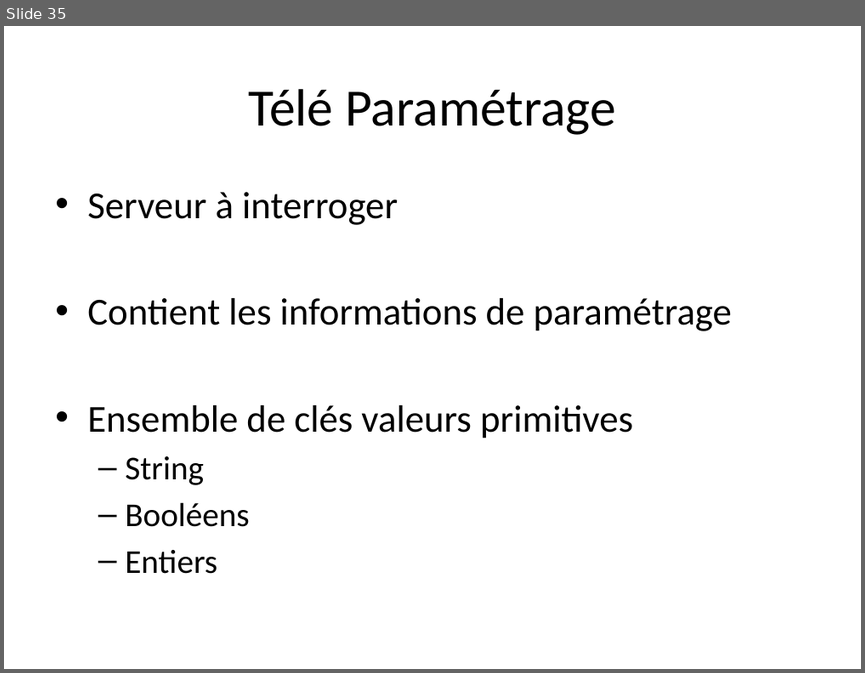
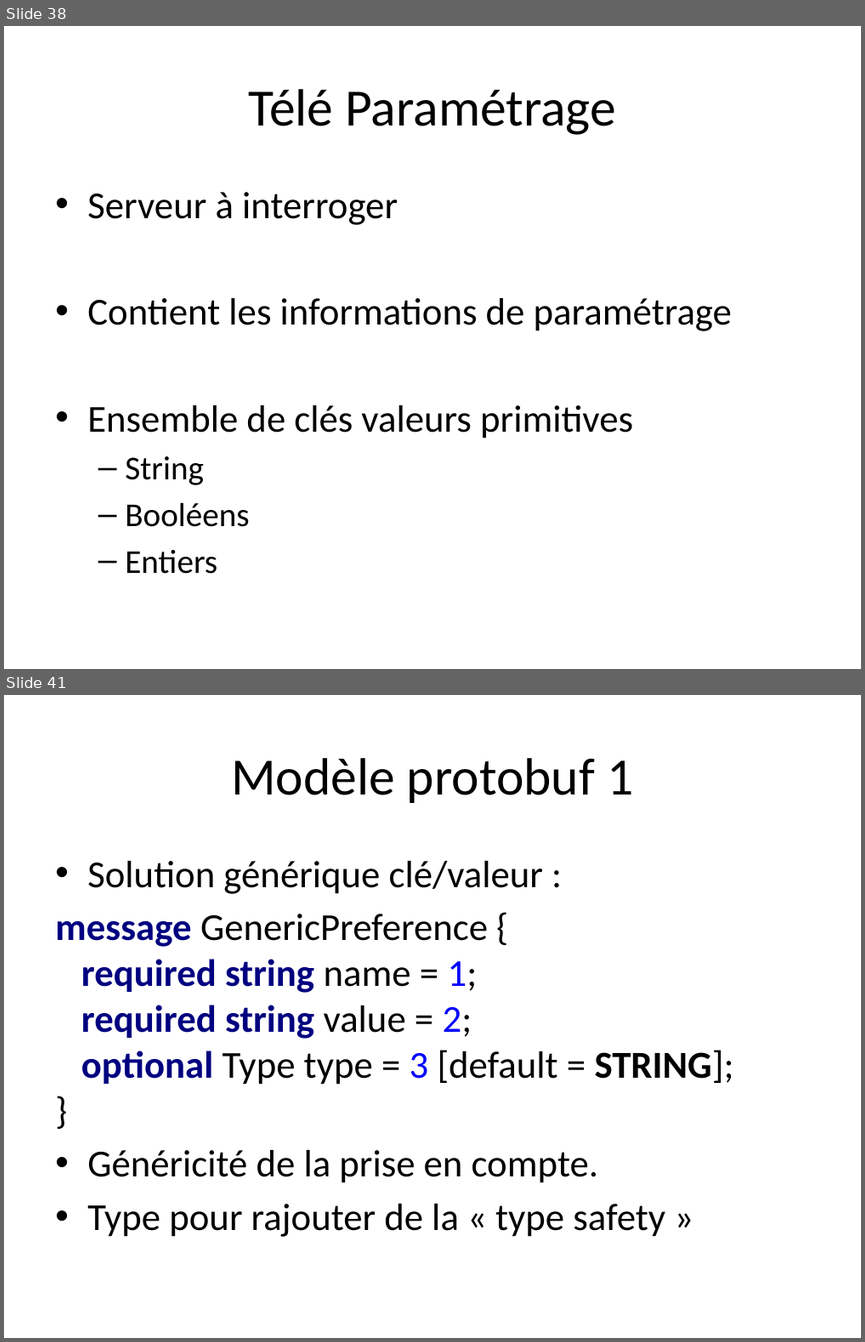
Before and after one commit to TheCopycat/protobuf-powered-android, a slide deck: protobuf-powered.pptx. Shown one above the other, each under a label of ours: slide 35 before the commit, slides 38 and 41 after it; the slides between them are not shown. The pictures are 865x673 and 865x1342 pixels, drawn with LibreOffice and Linux fonts; fonts in the diff are those of the drawing. Boxes give left, top, right and bottom in pixels: in the first picture for what was removed or moved away, otherwise in the second. Text is boxed around its words. In the diff, an @@ line names an element or a change of style, - is before the commit and + after.

```diff
--- a/protobuf-powered.pptx
+++ b/protobuf-powered.pptx
@@ slide 41 added at (4,695,861,1338), background #FFFFFF @@
@@ title added at (231,758,633,803), 44 pt, text #000000 @@
+Modèle protobuf 1
@@ text added at (55,861,734,1236), 32 pt, text #000000 @@
+• Solution générique clé/valeur :
+message GenericPreference {
+required string name = 1;
+required string value = 2;
+optional Type type = 3 [default = STRING];
+}
+• Généricité de la prise en compte.
+• Type pour rajouter de la « type safety »
@@ what was slide 35 is now slide 38 @@
```
Also in this commit, not shown: 3 slides changed, 11 other slides added, 3 slides removed.
